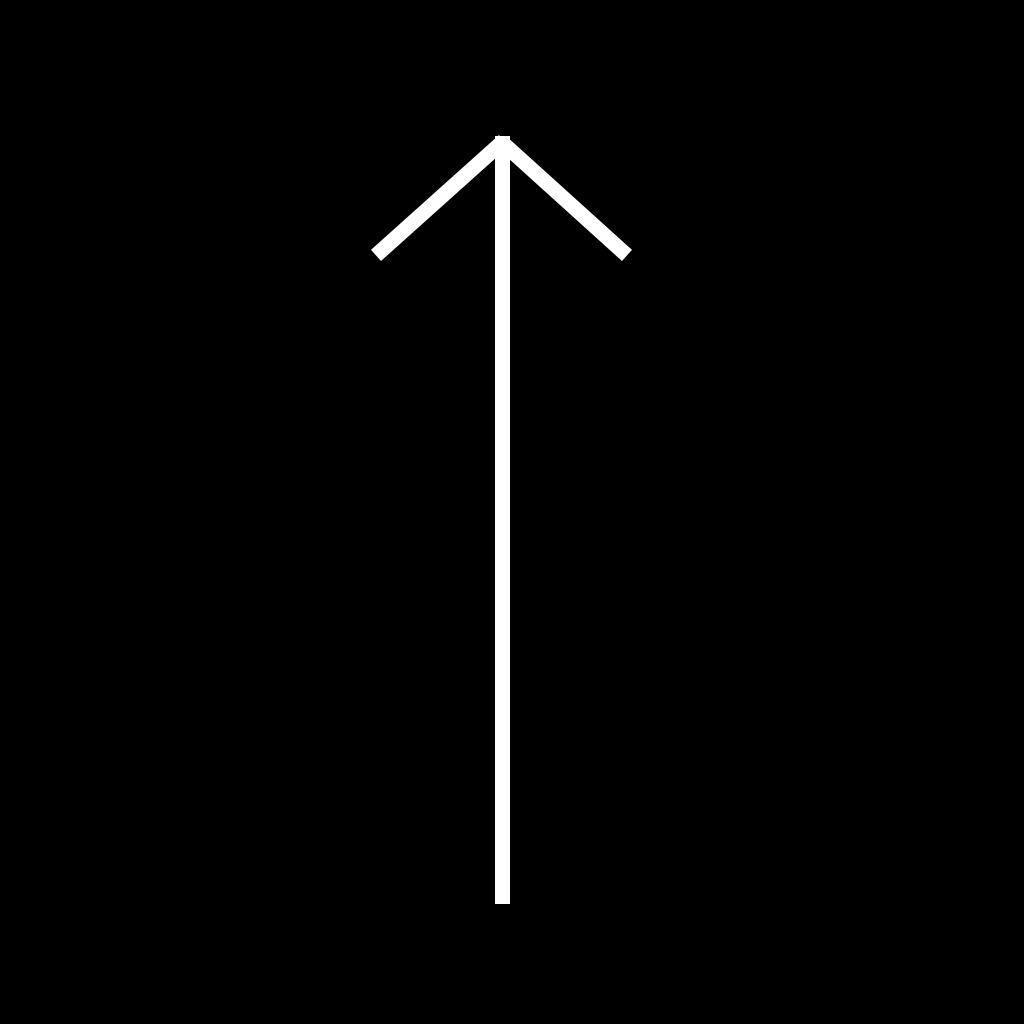
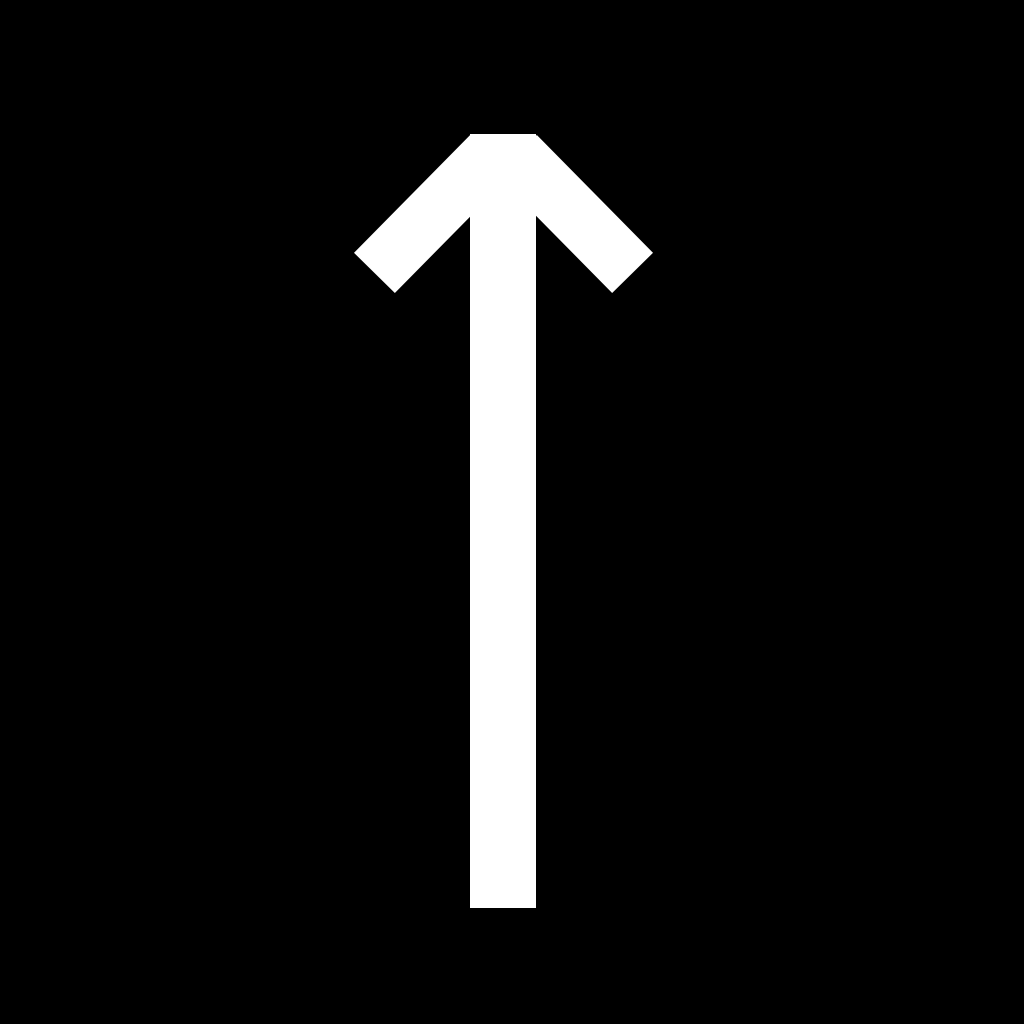
The second 1024px x 1024px image is a revision of the first. Changes to its layers:
added layer "Rectangle 3" (1st of 2) above "Rectangle 3" over [496, 135, 653, 293]
added layer "Rectangle 3" (2nd of 2) above "Rectangle 2" over [354, 135, 511, 293]
renamed "Shape 3" to "Rectangle 2", painted on it over [371, 134, 632, 908]
removed layer "Shape 2" over [371, 135, 509, 261]
